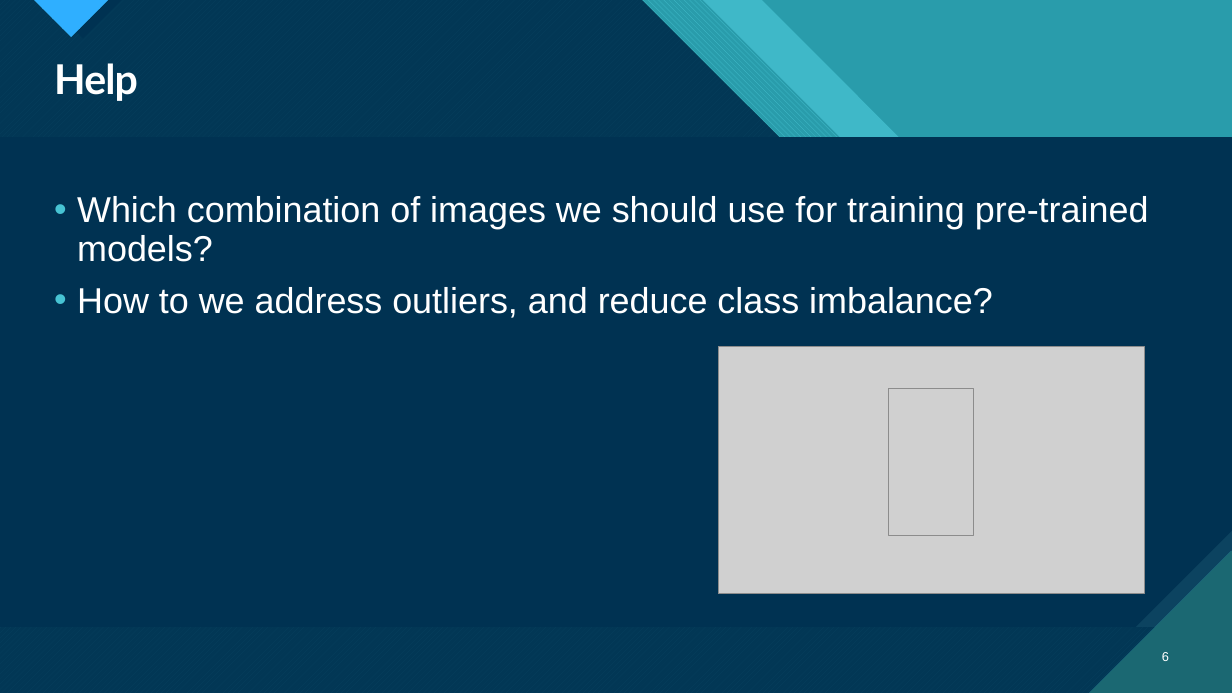
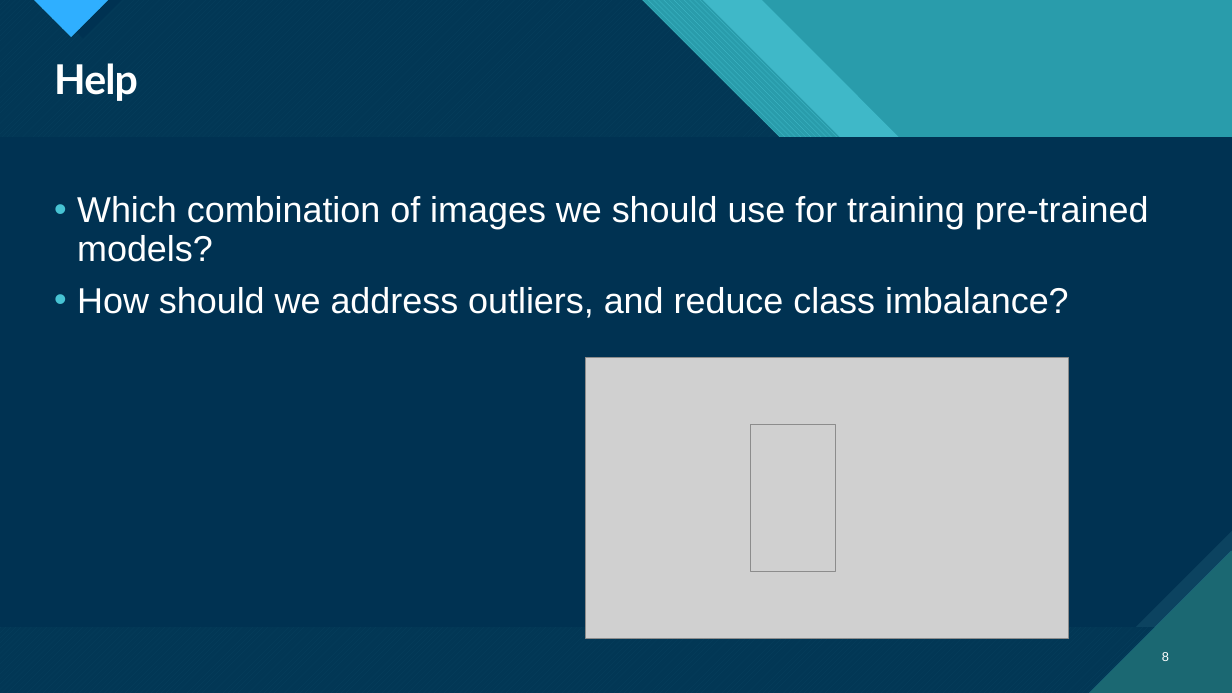
Before and after one commit to arshmodak/Hurricane-Wind-Speed-Prediction-using-Deep-Learning-and-Machine-Learning, a slide deck: slide 8 of Progress Update_2.pptx (slide 6 before the commit). Drawn at 1232x693 pixels with LibreOffice and Linux fonts; fonts in the diff are those of the drawing; grey boxes stand for pictures. Boxes give left, top, right and bottom in pixels: in the first picture for what was removed or moved away, otherwise in the second. Text is boxed around its words. In the diff, an @@ line names an element or a change of style, - is before the commit and + after.

```diff
--- a/Progress Update_2.pptx
+++ b/Progress Update_2.pptx
@@ text at (77,287,1069,318): text changed @@
-• How to we address outliers, and reduce class imbalance?
+• How should we address outliers, and reduce class imbalance?
@@ picture: place and size @@
-picture at (718,347,1144,594)
+picture at (586,358,1068,638)
@@ picture: place and size @@
-picture at (889,388,974,535)
+picture at (750,424,836,571)
@@ page number at (1162,652,1169,661): text changed @@
-6
+8
```
Also in this commit, not shown: 3 slides added, 1 slide removed.
